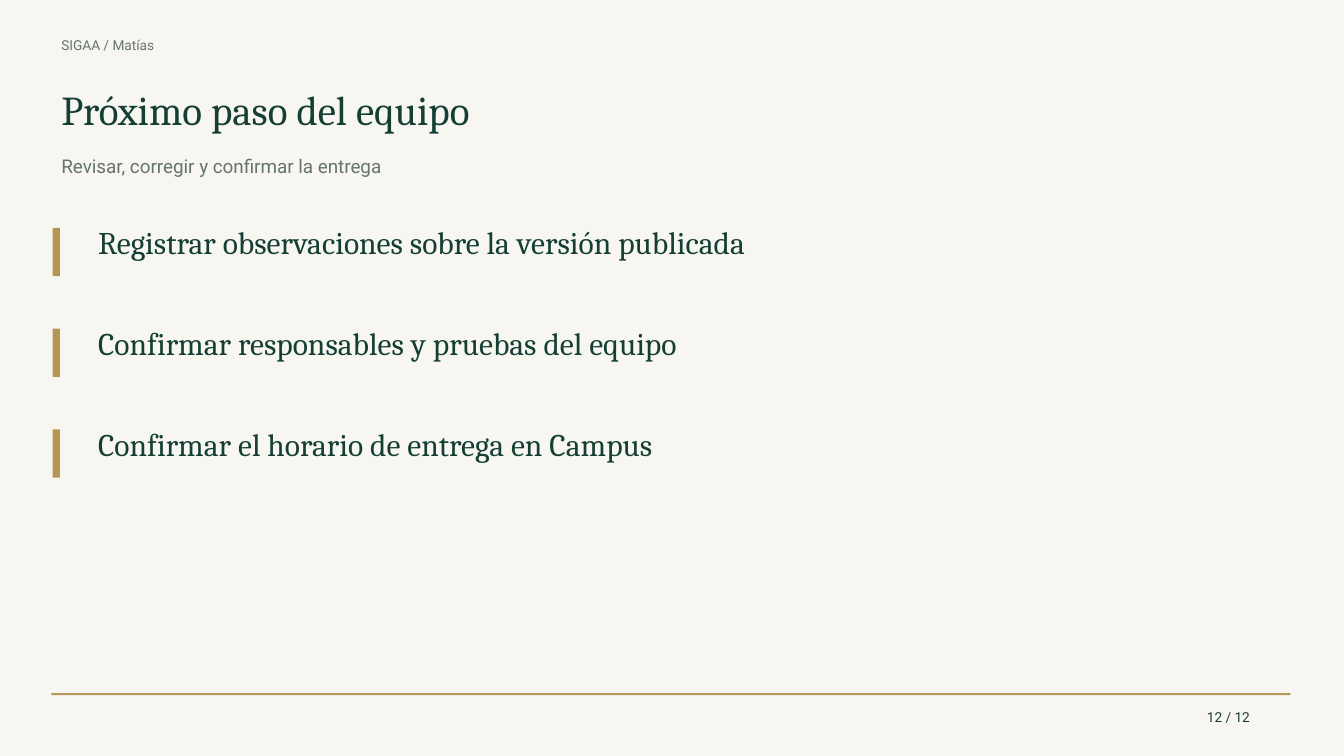
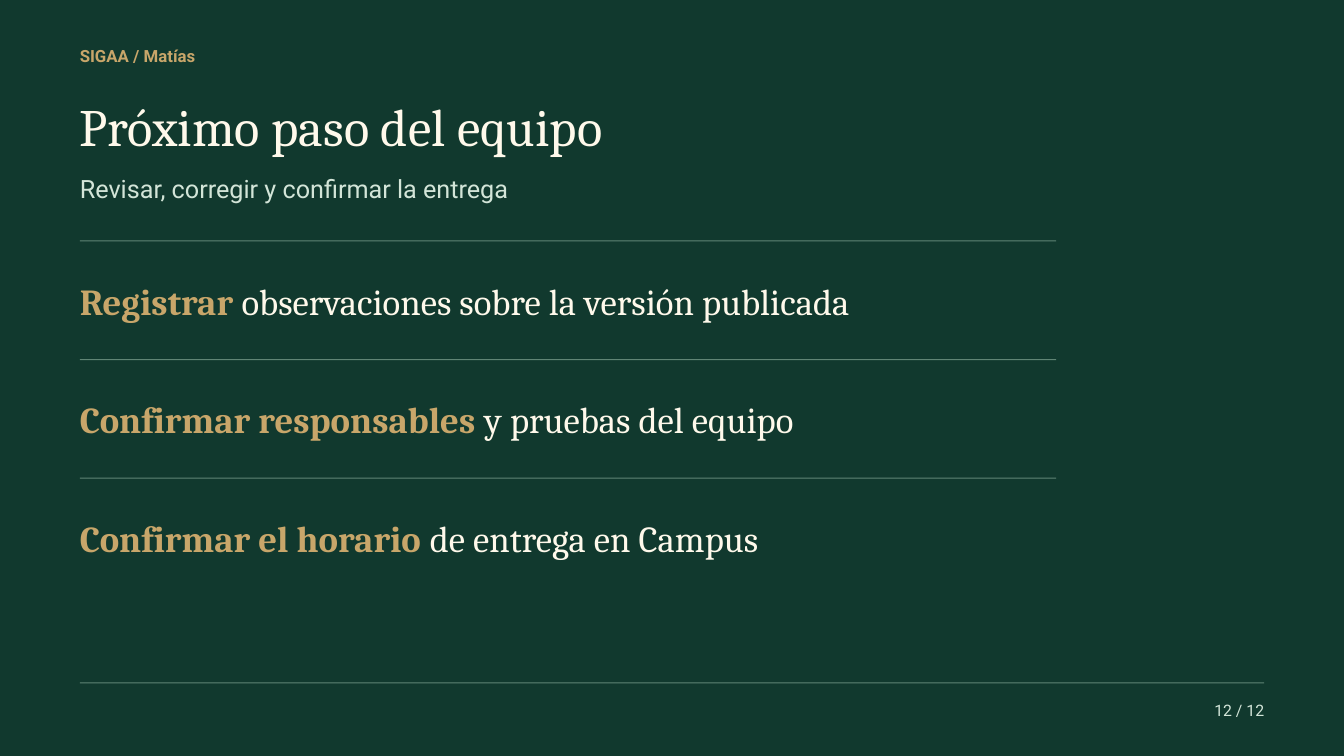
Before and after one commit to joellopez775/SIGAA-Capstone-2026, a slide deck: slide 12 of Fase 2/Evidencias Proyecto/SIGAA/output/presentaciones/Avance SIGAA - 12 noviembre 2026.pptx. Drawn at 1344x756 pixels with LibreOffice and Linux fonts; fonts in the diff are those of the drawing. Boxes give left, top, right and bottom in pixels: in the first picture for what was removed or moved away, otherwise in the second. Text is boxed around its words. In the diff, an @@ line names an element or a change of style, - is before the commit and + after.

```diff
--- a/Fase 2/Evidencias Proyecto/SIGAA/output/presentaciones/Avance SIGAA - 12 noviembre 2026.pptx
+++ b/Fase 2/Evidencias Proyecto/SIGAA/output/presentaciones/Avance SIGAA - 12 noviembre 2026.pptx
@@ background #F7F6F1 to #11392E @@
@@ text "SIGAA / Matías": place and size @@
-text "SIGAA / Matías" at <box>61,40,155,50</box>
+text "SIGAA / Matías" at <box>80,49,196,62</box>
@@ text "SIGAA / Matías" at <box>80,49,196,62</box>: size 9.8 to 12 pt, text colour #65756C to #C8A66A, bold on; vertical alignment top to middle @@
@@ text "Próximo paso del equipo": place and size @@
-text "Próximo paso del equipo" at <box>61,96,469,134</box>
+text "Próximo paso del equipo" at <box>80,109,602,157</box>
@@ text "Próximo paso del equipo" at <box>80,109,602,157</box>: size 29.2 to 37.5 pt, text colour #153F35 to #FFF9EB; vertical alignment top to middle @@
@@ text "Revisar, corregir y confirmar la ...": place and size @@
-text "Revisar, corregir y confirmar la ..." at <box>61,158,381,177</box>
+text "Revisar, corregir y confirmar la ..." at <box>80,179,508,204</box>
@@ text "Revisar, corregir y confirmar la ..." at <box>80,179,508,204</box>: size 13.5 to 18 pt, text colour #65756C to #D3E5D8; vertical alignment top to middle @@
@@ rectangle removed at <box>52,228,59,276</box> @@
@@ text "Registrar observaciones sobre la versión ...": place and size @@
-text "Registrar observaciones sobre la versión ..." at <box>98,232,745,261</box>
+text "Registrar observaciones sobre la versión ..." at <box>80,289,849,323</box>
@@ text "Registrar observaciones sobre la versión ..." at <box>80,289,849,323</box>: size 22.5 to 26.2 pt; text colour #153F35 to #C8A66A, bold on in "Registrar"; text colour #153F35 to #FFF9EB in "observaciones sobre la versión publicada"; vertical alignment top to middle @@
@@ rectangle added at <box>80,241,1057,242</box>, fill #608575 @@
@@ rectangle removed at <box>52,329,59,377</box> @@
@@ rectangle added at <box>80,359,1057,360</box>, fill #608575 @@
@@ text "Confirmar responsables y pruebas del ...": place and size @@
-text "Confirmar responsables y pruebas del ..." at <box>98,332,676,362</box>
+text "Confirmar responsables y pruebas del ..." at <box>80,407,793,441</box>
@@ text "Confirmar responsables y pruebas del ..." at <box>80,407,793,441</box>: size 22.5 to 26.2 pt; text colour #153F35 to #C8A66A, bold on in "Confirmar responsables"; text colour #153F35 to #FFF9EB in "y pruebas del equipo"; vertical alignment top to middle @@
@@ rectangle removed at <box>52,430,59,478</box> @@
@@ rectangle added at <box>80,478,1057,479</box>, fill #608575 @@
@@ text "Confirmar el horario de entrega ...": place and size @@
-text "Confirmar el horario de entrega ..." at <box>98,433,652,463</box>
+text "Confirmar el horario de entrega ..." at <box>80,526,759,560</box>
@@ text "Confirmar el horario de entrega ..." at <box>80,526,759,560</box>: size 22.5 to 26.2 pt; text colour #153F35 to #C8A66A, bold on in "Confirmar el horario"; text colour #153F35 to #FFF9EB in "de entrega en Campus"; vertical alignment top to middle @@
@@ rectangle: place and size @@
-rectangle at <box>51,694,1291,696</box>
+rectangle at <box>80,683,1264,684</box>
@@ rectangle at <box>80,683,1264,684</box>: fill #B49755 to #608575 @@
@@ text "12 / 12": place and size @@
-text "12 / 12" at <box>1207,712,1250,722</box>
+text "12 / 12" at <box>1214,704,1264,716</box>
@@ text "12 / 12" at <box>1214,704,1264,716</box>: size 9.8 to 11.2 pt, text colour #153F35 to #D3E5D8; alignment left to right; vertical alignment top to middle @@
```
Also in this commit, not shown: 11 other slides changed, 2 other files.
